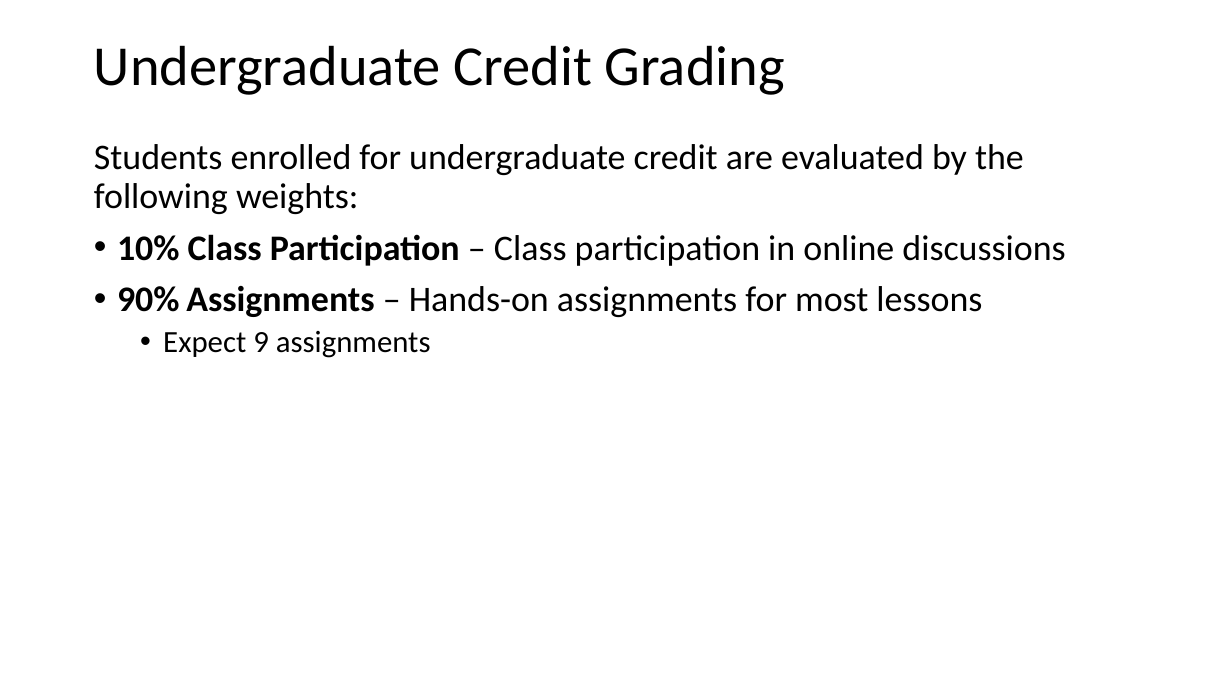
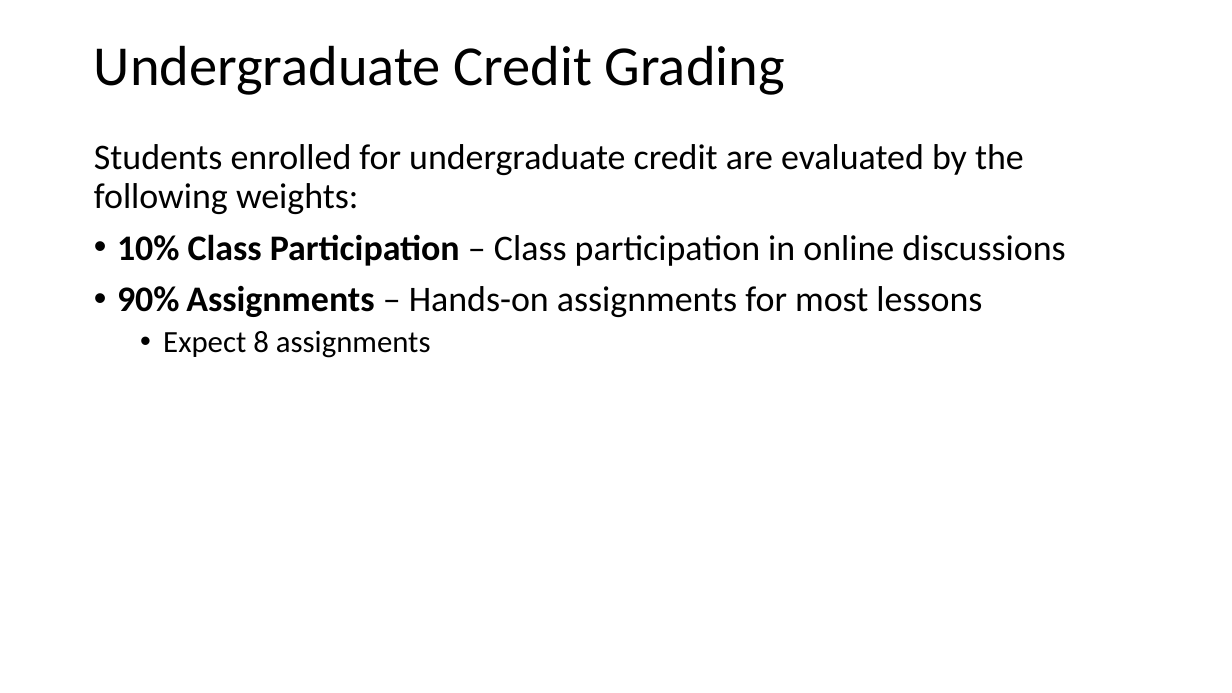
Before and after one commit to jonahneu/CSCI-E-108, a slide deck: slide 23 of slides/1_Introduction.pptx. Drawn at 1232x693 pixels with LibreOffice and Linux fonts; fonts in the diff are those of the drawing. Boxes give left, top, right and bottom in pixels: in the first picture for what was removed or moved away, otherwise in the second. Text is boxed around its words. In the diff, an @@ line names an element or a change of style, - is before the commit and + after.

```diff
--- a/slides/1_Introduction.pptx
+++ b/slides/1_Introduction.pptx
@@ text at <box>163,331,431,358</box>: text changed @@
-  • Expect 9 assignments
+  • Expect 8 assignments
```
Also in this commit, not shown: 1 other slide changed.
